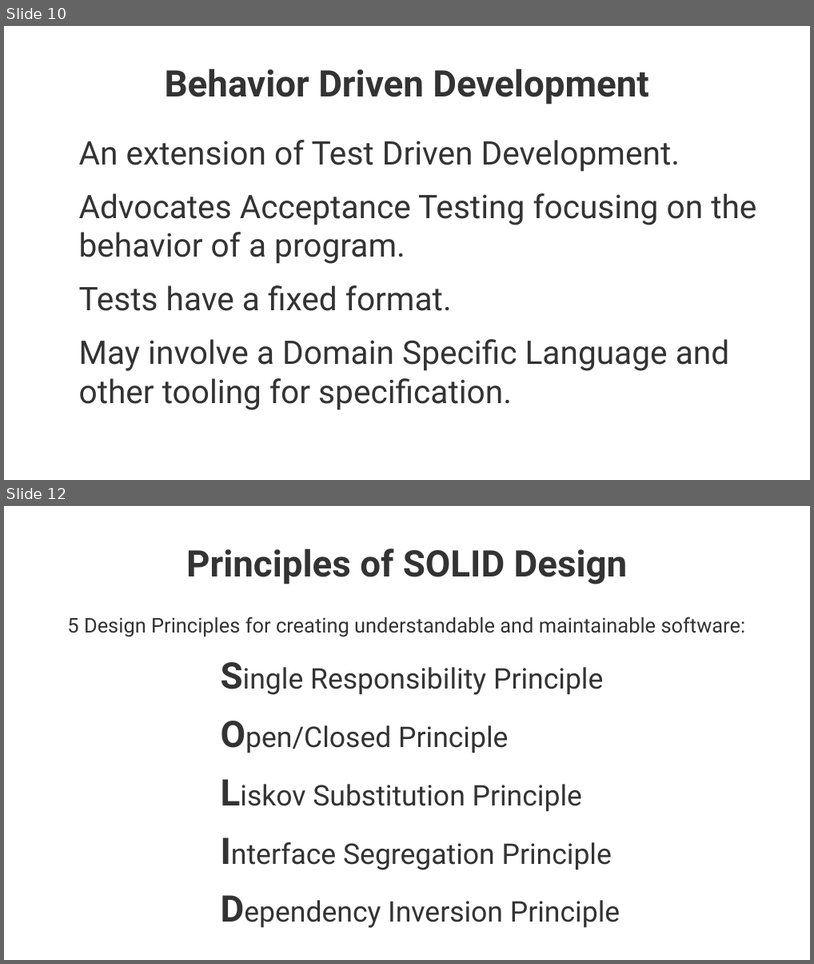
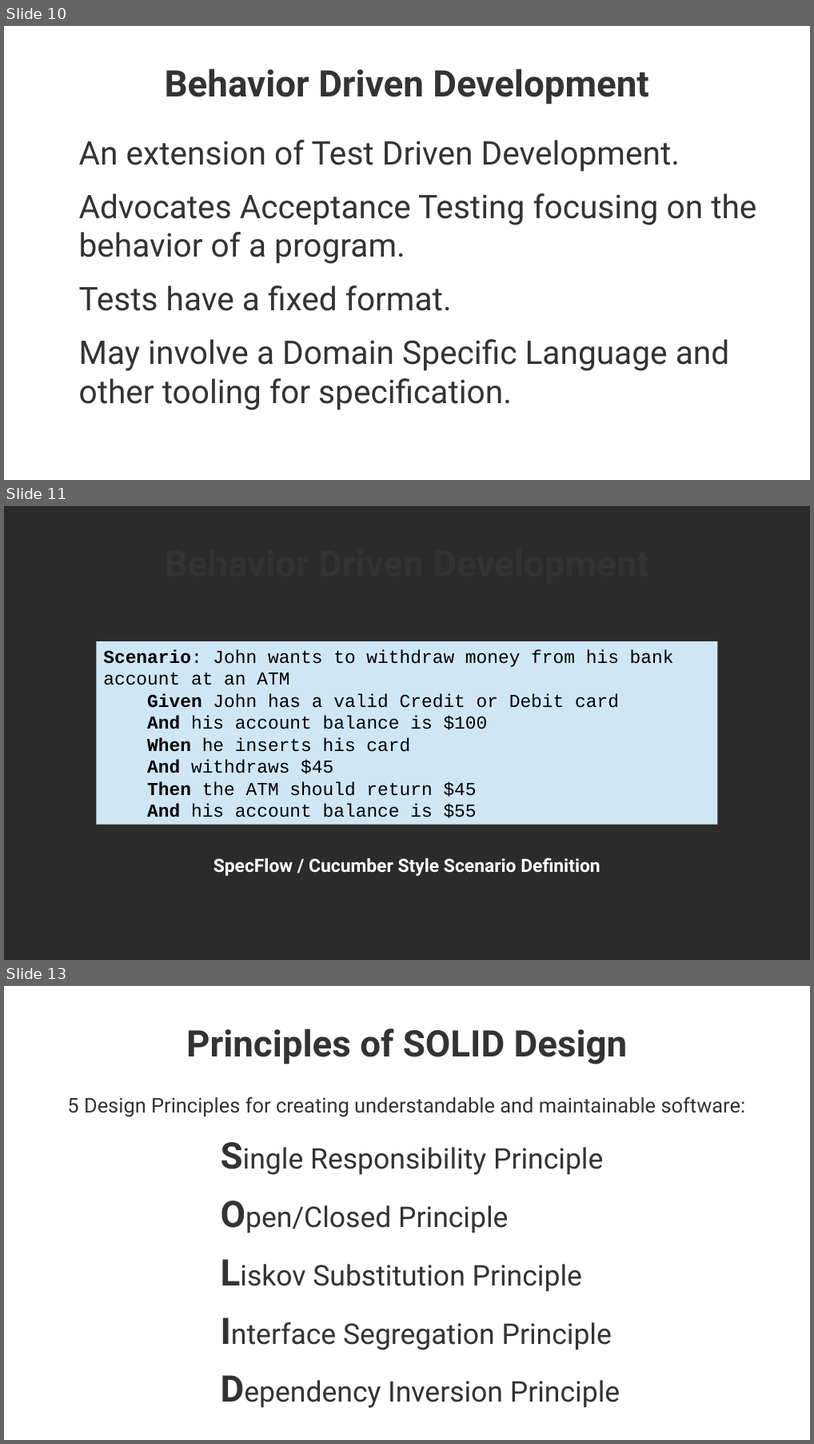
Before and after one commit to maxmeffert/SystemTesting, a slide deck: Presentation/Presentation.odp. Shown one above the other, each under a label of ours: slides 10 and 12 before the commit, slides 10, 11 and 13 after it; the slides between them are not shown. The pictures are 814x964 and 814x1444 pixels, drawn with LibreOffice and Linux fonts; fonts in the diff are those of the drawing; background and template pictures are left out; a plain dark background stands for a picture behind light text. Boxes give left, top, right and bottom in pixels: in the first picture for what was removed or moved away, otherwise in the second. Text is boxed around its words. In the diff, an @@ line names an element or a change of style, - is before the commit and + after.

```diff
--- a/Presentation/Presentation.odp
+++ b/Presentation/Presentation.odp
@@ slide 11 added at [4,506,810,960], background picture (left out) @@
@@ title added at [44,524,770,600], 36 pt, text #333333, bold @@
+Behavior Driven Development
@@ rectangle added at [96,641,718,824], fill #CFE7F5, 18 pt, text #000000 @@
+Scenario: John wants to withdraw money from his bank account at an ATM
+Given John has a valid Credit or Debit card
+And his account balance is $100
+When he inserts his card
+And withdraws $45
+Then the ATM should return $45
+And his account balance is $55
@@ text added at [214,857,600,876], 18 pt, text #FFFFFF, bold @@
+SpecFlow / Cucumber Style Scenario Definition
@@ what was slide 12 is now slide 13 @@
```
Also in this commit, not shown: 1 slide changed, 1 other file.
